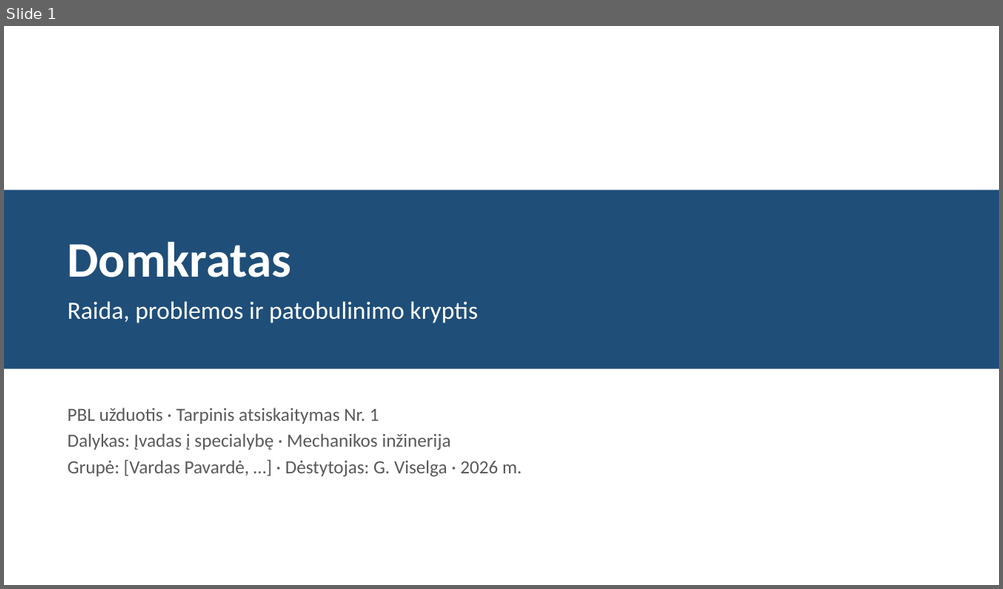
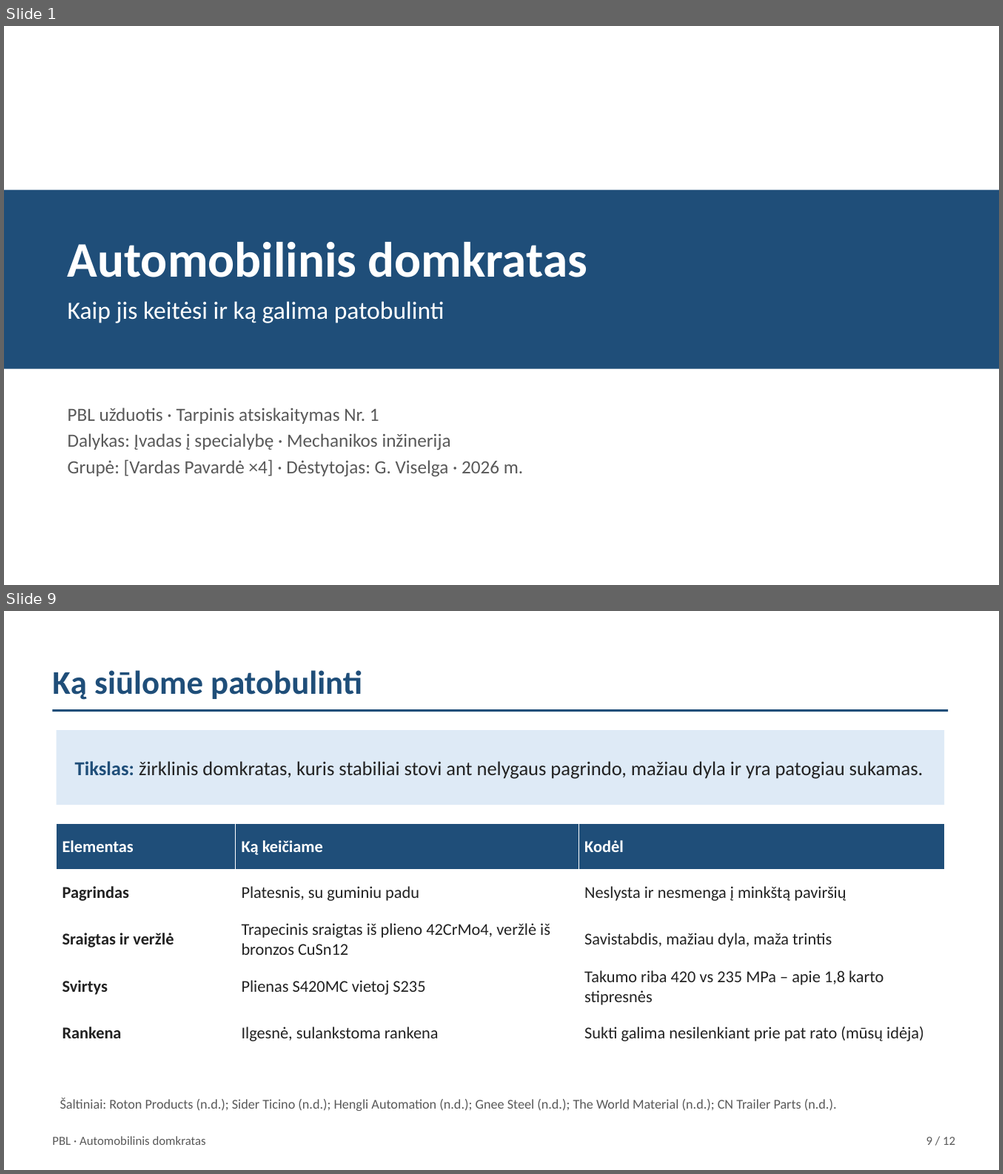
Before and after one commit to Goblinukas-beep/Ye, a slide deck: domkratas-ta1/domkratas-ta1.pptx. Shown one above the other, each under a label of ours: slide 1 before the commit, slides 1 and 9 after it; the slides between them are not shown. The pictures are 1003x589 and 1003x1174 pixels, drawn with LibreOffice and Linux fonts; fonts in the diff are those of the drawing. Boxes give left, top, right and bottom in pixels: in the first picture for what was removed or moved away, otherwise in the second. Text is boxed around its words. In the diff, an @@ line names an element or a change of style, - is before the commit and + after.

```diff
--- a/domkratas-ta1/domkratas-ta1.pptx
+++ b/domkratas-ta1/domkratas-ta1.pptx
@@ slide 9 added at (4, 611, 999, 1170), background #FFFFFF @@
@@ text added at (52, 670, 362, 700), 32 pt, text #1F4E79, bold @@
+Ką siūlome patobulinti
@@ rectangle added at (53, 709, 948, 712), fill #1F4E79 @@
@@ rectangle added at (57, 730, 944, 805), fill #DEEAF6 @@
@@ text added at (75, 761, 923, 779), 19 pt, text #222222 @@
+Tikslas: žirklinis domkratas, kuris stabiliai stovi ant nelygaus pagrindo, mažiau dyla ir yra patogiau sukamas.
@@ table added at (57, 823, 944, 1055), 5 rows, 3 columns @@
+Elementas | Ką keičiame | Kodėl
+Pagrindas | Platesnis, su guminiu padu | Neslysta ir nesmenga į minkštą paviršių
+Sraigtas ir veržlė | Trapecinis sraigtas iš plieno 42CrMo4, veržlė iš bronzos CuSn12 | Savistabdis, mažiau dyla, maža trintis
+Svirtys | Plienas S420MC vietoj S235 | Takumo riba 420 vs 235 MPa – apie 1,8 karto stipresnės
+Rankena | Ilgesnė, sulankstoma rankena | Sukti galima nesilenkiant prie pat rato (mūsų idėja)
@@ text added at (60, 1098, 836, 1111), 13 pt, text #595959 @@
+Šaltiniai: Roton Products (n.d.); Sider Ticino (n.d.); Hengli Automation (n.d.); Gnee Steel (n.d.); The World Material (n.d.); CN Trailer Parts (n.d.).
@@ text added at (52, 1136, 206, 1145), 12 pt, text #595959 @@
+PBL · Automobilinis domkratas
@@ text added at (926, 1137, 955, 1145), 12 pt, text #595959 @@
+9 / 12
@@ slide 1 changed as well @@
@@ text at (68, 242, 587, 278): text changed @@
-Domkratas
+Automobilinis domkratas
@@ text at (68, 301, 444, 323): text changed @@
-Raida, problemos ir patobulinimo kryptis
+Kaip jis keitėsi ir ką galima patobulinti
@@ text at (68, 460, 523, 477): text changed @@
-Grupė: [Vardas Pavardė, …] · Dėstytojas: G. Viselga · 2026 m.
+Grupė: [Vardas Pavardė ×4] · Dėstytojas: G. Viselga · 2026 m.
```
Also in this commit, not shown: 2 other slides changed, 8 other slides added, 7 slides removed, 8 other files.
